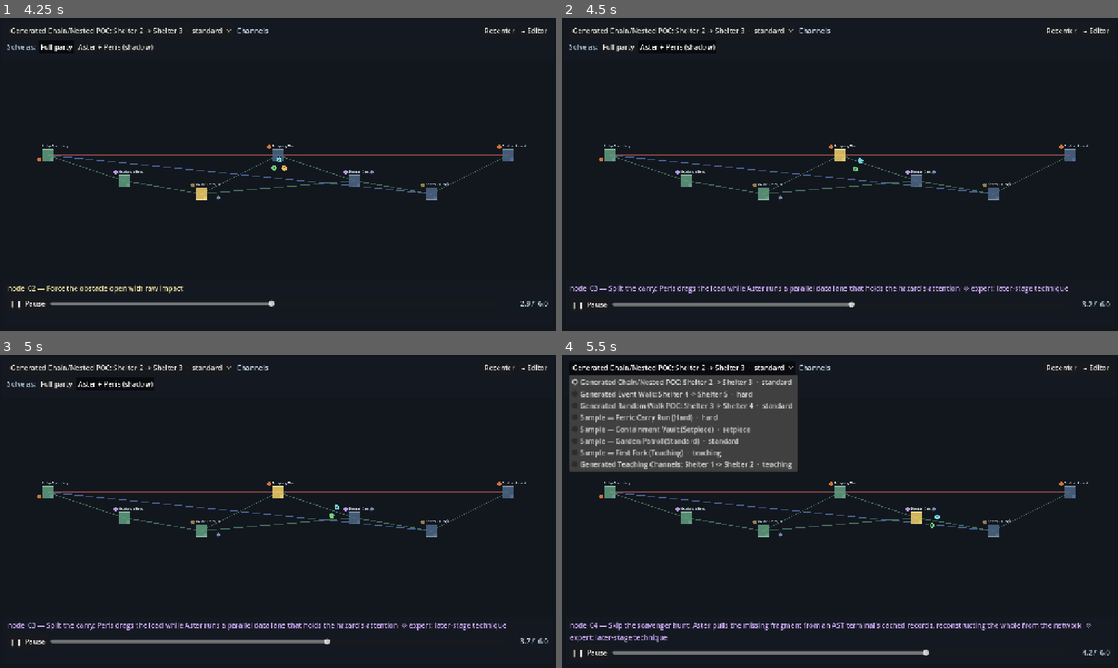
Above: before the commit, frames 1-4 (two rows, left to right).
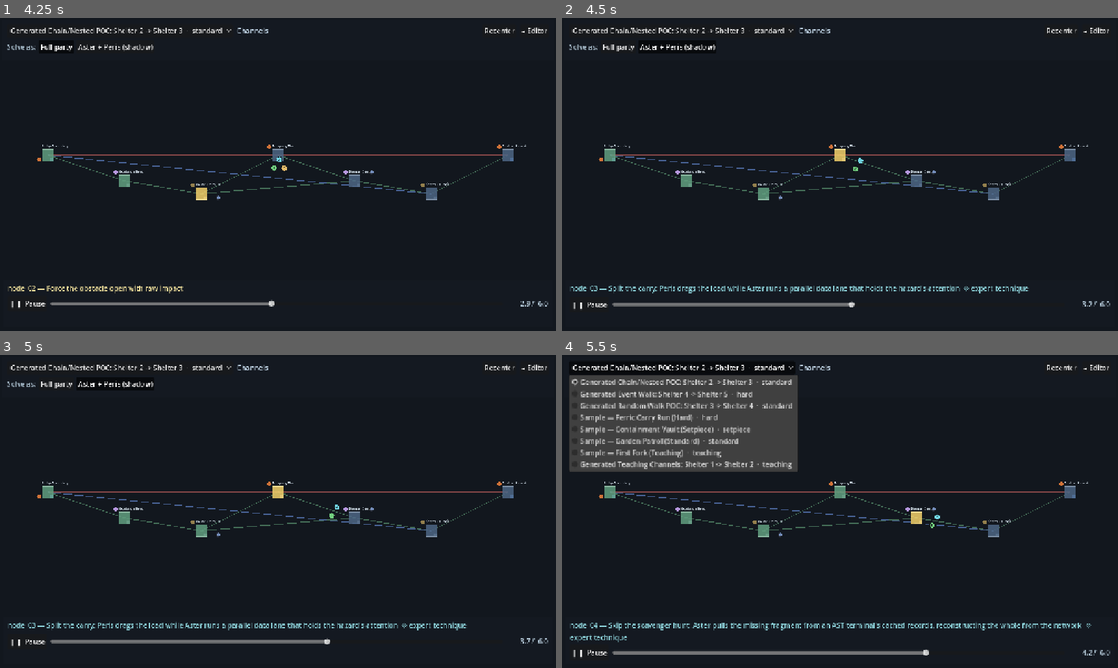
Above: after the commit, the same moments.

Repository: MyStarrySpace/ToRustAsWeFall
Game: Godot game, scene res://scenes/main.tscn
Two runs of this game, one before a commit and one after it. Both use one fixed random seed, a clock stepped at 60 frames per second and the inputs below.
Inputs:
- Up to frame 1 (4.25 s): click "▶ Replay" at 0.5 s; click "▶ Play" at 1.25 s; click "Generated Chain/Nested POC: S…" at 2 s; click "Recenter" at 2.75 s; click "Full party" at 3.5 s
- Up to frame 2 (4.5 s): click "Aster + Peris (shadow)" at 4.25 s
- Up to frame 3 (5 s): no input
- Up to frame 4 (5.5 s): click "Generated Chain/Nested POC: S…" at 5 s

Frame 1 is identical in both runs. In frame 2, 0.7% of the frame differs, in the area x 1-91%, y 85-88%; in frame 3, 0.7%; in frame 4, 0.9%, in the area x 1-96%, y 85-92%.

Commit message:
level-sketch: caption colour keyed to stage-ahead, not static expert flag
Violet "later-stage technique" only when the move is genuinely ahead of the
stretch's stage; a same-stage expert move reads teal. Refreshed samples carry the
corrected captions + shadow_techniques metadata.

Diff:
--- a/level-sketch/samples/generated_chain_nested_poc_shelter_2_to_3.replay.json
+++ b/level-sketch/samples/generated_chain_nested_poc_shelter_2_to_3.replay.json
@@ -780,7 +780,7 @@
 					"approach_id": "split_carry",
 					"blocked": false,
 					"borrows_from": "5",
-					"caption": "node_03 — Split the carry: Peris drags the load while Aster runs a parallel data lane that holds the hazard's attention  ⟐ expert: later-stage technique",
+					"caption": "node_03 — Split the carry: Peris drags the load while Aster runs a parallel data lane that holds the hazard's attention  ⟐ expert technique",
 					"characters": {
 						"aster": [
 							18.0,
@@ -804,7 +804,7 @@
 					"approach_id": "terminal_cache_recall",
 					"blocked": false,
 					"borrows_from": "8",
-					"caption": "node_04 — Skip the scavenger hunt: Aster pulls the missing fragment from an AST terminal's cached records, reconstructing the whole from the network  ⟐ expert: later-stage technique",
+					"caption": "node_04 — Skip the scavenger hunt: Aster pulls the missing fragment from an AST terminal's cached records, reconstructing the whole from the network  ⟐ expert technique",
 					"characters": {
 						"aster": [
 							24.0,
@@ -828,7 +828,7 @@
 					"approach_id": "false_pattern_spoof",
 					"blocked": false,
 					"borrows_from": "6",
-					"caption": "node_05 — Aster forges a false flow-diagram on the patrol's overlay; the patrol reroutes itself, so the blind spot is manufactured, not waited for  ⟐ expert: later-stage technique",
+					"caption": "node_05 — Aster forges a false flow-diagram on the patrol's overlay; the patrol reroutes itself, so the blind spot is manufactured, not waited for  ⟐ expert technique",
 					"characters": {
 						"aster": [
 							30.0,
--- a/level-sketch/samples/generated_event_walk_shelter_4_to_5.replay.json
+++ b/level-sketch/samples/generated_event_walk_shelter_4_to_5.replay.json
@@ -1134,7 +1134,7 @@
 					"approach_id": "split_carry",
 					"blocked": false,
 					"borrows_from": "5",
-					"caption": "node_06 — Split the carry: Peris drags the load while Aster runs a parallel data lane that holds the hazard's attention  ⟐ expert: later-stage technique",
+					"caption": "node_06 — Split the carry: Peris drags the load while Aster runs a parallel data lane that holds the hazard's attention  ⟐ expert technique",
 					"characters": {
 						"aster": [
 							36.0,
@@ -1158,7 +1158,7 @@
 					"approach_id": "false_pattern_spoof",
 					"blocked": false,
 					"borrows_from": "6",
-					"caption": "node_07 — Aster forges a false flow-diagram on the patrol's overlay; the patrol reroutes itself, so the blind spot is manufactured, not waited for  ⟐ expert: later-stage technique",
+					"caption": "node_07 — Aster forges a false flow-diagram on the patrol's overlay; the patrol reroutes itself, so the blind spot is manufactured, not waited for  ⟐ expert technique",
 					"characters": {
 						"aster": [
 							42.0,
@@ -1182,7 +1182,7 @@
 					"approach_id": "terminal_cache_recall",
 					"blocked": false,
 					"borrows_from": "8",
-					"caption": "node_08 — Skip the scavenger hunt: Aster pulls the missing fragment from an AST terminal's cached records, reconstructing the whole from the network  ⟐ expert: later-stage technique",
+					"caption": "node_08 — Skip the scavenger hunt: Aster pulls the missing fragment from an AST terminal's cached records, reconstructing the whole from the network  ⟐ expert technique",
 					"characters": {
 						"aster": [
 							48.0,
--- a/level-sketch/samples/generated_random_walk_poc_shelter_3_to_4.replay.json
+++ b/level-sketch/samples/generated_random_walk_poc_shelter_3_to_4.replay.json
@@ -952,7 +952,7 @@
 					"approach_id": "split_carry",
 					"blocked": false,
 					"borrows_from": "5",
-					"caption": "node_03 — Split the carry: Peris drags the load while Aster runs a parallel data lane that holds the hazard's attention  ⟐ expert: later-stage technique",
+					"caption": "node_03 — Split the carry: Peris drags the load while Aster runs a parallel data lane that holds the hazard's attention  ⟐ expert technique",
 					"characters": {
 						"aster": [
 							18.0,
@@ -976,7 +976,7 @@
 					"approach_id": "split_carry",
 					"blocked": false,
 					"borrows_from": "5",
-					"caption": "node_04 — Split the carry: Peris drags the load while Aster runs a parallel data lane that holds the hazard's attention  ⟐ expert: later-stage technique",
+					"caption": "node_04 — Split the carry: Peris drags the load while Aster runs a parallel data lane that holds the hazard's attention  ⟐ expert technique",
 					"characters": {
 						"aster": [
 							24.0,
@@ -1000,7 +1000,7 @@
 					"approach_id": "split_carry",
 					"blocked": false,
 					"borrows_from": "5",
-					"caption": "node_05 — Split the carry: Peris drags the load while Aster runs a parallel data lane that holds the hazard's attention  ⟐ expert: later-stage technique",
+					"caption": "node_05 — Split the carry: Peris drags the load while Aster runs a parallel data lane that holds the hazard's attention  ⟐ expert technique",
 					"characters": {
 						"aster": [
 							30.0,
@@ -1024,7 +1024,7 @@
 					"approach_id": "false_pattern_spoof",
 					"blocked": false,
 					"borrows_from": "6",
-					"caption": "node_06 — Aster forges a false flow-diagram on the patrol's overlay; the patrol reroutes itself, so the blind spot is manufactured, not waited for  ⟐ expert: later-stage technique",
+					"caption": "node_06 — Aster forges a false flow-diagram on the patrol's overlay; the patrol reroutes itself, so the blind spot is manufactured, not waited for  ⟐ expert technique",
 					"characters": {
 						"aster": [
 							36.0,
@@ -1048,7 +1048,7 @@
 					"approach_id": "terminal_cache_recall",
 					"blocked": false,
 					"borrows_from": "8",
-					"caption": "node_07 — Skip the scavenger hunt: Aster pulls the missing fragment from an AST terminal's cached records, reconstructing the whole from the network  ⟐ expert: later-stage technique",
+					"caption": "node_07 — Skip the scavenger hunt: Aster pulls the missing fragment from an AST terminal's cached records, reconstructing the whole from the network  ⟐ expert technique",
 					"characters": {
 						"aster": [
 							42.0,
--- a/level-sketch/samples/generated_sample_hard_carry_run.replay.json
+++ b/level-sketch/samples/generated_sample_hard_carry_run.replay.json
@@ -1014,7 +1014,7 @@
 					"approach_id": "overlay_combustion",
 					"blocked": false,
 					"borrows_from": "7",
-					"caption": "node_01 — Aster predicts the charge window on the overlay and seeds a gasafoetida bloom on the impact line; the enemy demolishes the barrier with its own momentum while Peris reads it from cover  ⟐ expert: later-stage technique",
+					"caption": "node_01 — Aster predicts the charge window on the overlay and seeds a gasafoetida bloom on the impact line; the enemy demolishes the barrier with its own momentum while Peris reads it from cover  ⟐ expert technique",
 					"characters": {
 						"aster": [
 							6.0,
@@ -1038,7 +1038,7 @@
 					"approach_id": "split_carry",
 					"blocked": false,
 					"borrows_from": "5",
-					"caption": "node_02 — Split the carry: Peris drags the load while Aster runs a parallel data lane that holds the hazard's attention  ⟐ expert: later-stage technique",
+					"caption": "node_02 — Split the carry: Peris drags the load while Aster runs a parallel data lane that holds the hazard's attention  ⟐ expert technique",
 					"characters": {
 						"aster": [
 							12.0,
@@ -1062,7 +1062,7 @@
 					"approach_id": "false_pattern_spoof",
 					"blocked": false,
 					"borrows_from": "6",
-					"caption": "node_03 — Aster forges a false flow-diagram on the patrol's overlay; the patrol reroutes itself, so the blind spot is manufactured, not waited for  ⟐ expert: later-stage technique",
+					"caption": "node_03 — Aster forges a false flow-diagram on the patrol's overlay; the patrol reroutes itself, so the blind spot is manufactured, not waited for  ⟐ expert technique",
 					"characters": {
 						"aster": [
 							18.0,
@@ -1086,7 +1086,7 @@
 					"approach_id": "terminal_cache_recall",
 					"blocked": false,
 					"borrows_from": "8",
-					"caption": "node_04 — Skip the scavenger hunt: Aster pulls the missing fragment from an AST terminal's cached records, reconstructing the whole from the network  ⟐ expert: later-stage technique",
+					"caption": "node_04 — Skip the scavenger hunt: Aster pulls the missing fragment from an AST terminal's cached records, reconstructing the whole from the network  ⟐ expert technique",
 					"characters": {
 						"aster": [
 							24.0,
@@ -1110,7 +1110,7 @@
 					"approach_id": "overlay_combustion",
 					"blocked": false,
 					"borrows_from": "7",
-					"caption": "node_05 — Aster predicts the charge window on the overlay and seeds a gasafoetida bloom on the impact line; the enemy demolishes the barrier with its own momentum while Peris reads it from cover  ⟐ expert: later-stage technique",
+					"caption": "node_05 — Aster predicts the charge window on the overlay and seeds a gasafoetida bloom on the impact line; the enemy demolishes the barrier with its own momentum while Peris reads it from cover  ⟐ expert technique",
 					"characters": {
 						"aster": [
 							30.0,
@@ -1134,7 +1134,7 @@
 					"approach_id": "split_carry",
 					"blocked": false,
 					"borrows_from": "5",
-					"caption": "node_06 — Split the carry: Peris drags the load while Aster runs a parallel data lane that holds the hazard's attention  ⟐ expert: later-stage technique",
+					"caption": "node_06 — Split the carry: Peris drags the load while Aster runs a parallel data lane that holds the hazard's attention  ⟐ expert technique",
 					"characters": {
 						"aster": [
 							36.0,
@@ -1158,7 +1158,7 @@
 					"approach_id": "false_pattern_spoof",
 					"blocked": false,
 					"borrows_from": "6",
-					"caption": "node_07 — Aster forges a false flow-diagram on the patrol's overlay; the patrol reroutes itself, so the blind spot is manufactured, not waited for  ⟐ expert: later-stage technique",
+					"caption": "node_07 — Aster forges a false flow-diagram on the patrol's overlay; the patrol reroutes itself, so the blind spot is manufactured, not waited for  ⟐ expert technique",
 					"characters": {
 						"aster": [
 							42.0,
@@ -1182,7 +1182,7 @@
 					"approach_id": "terminal_cache_recall",
 					"blocked": false,
 					"borrows_from": "8",
-					"caption": "node_08 — Skip the scavenger hunt: Aster pulls the missing fragment from an AST terminal's cached records, reconstructing the whole from the network  ⟐ expert: later-stage technique",
+					"caption": "node_08 — Skip the scavenger hunt: Aster pulls the missing fragment from an AST terminal's cached records, reconstructing the whole from the network  ⟐ expert technique",
 					"characters": {
 						"aster": [
 							48.0,
--- a/level-sketch/samples/generated_sample_setpiece_containment.replay.json
+++ b/level-sketch/samples/generated_sample_setpiece_containment.replay.json
@@ -1210,7 +1210,7 @@
 					"approach_id": "convergence_thinning",
 					"blocked": false,
 					"borrows_from": "4",
-					"caption": "node_01 — Thin the convergence instead of slow-carrying it: a flure lure plus an electrical decoy peel the patrols apart, opening a fast lane Aster times to the gap  ⟐ expert: later-stage technique",
+					"caption": "node_01 — Thin the convergence instead of slow-carrying it: a flure lure plus an electrical decoy peel the patrols apart, opening a fast lane Aster times to the gap  ⟐ expert technique",
 					"characters": {
 						"aster": [
 							6.0,
@@ -1234,7 +1234,7 @@
 					"approach_id": "convergence_thinning",
 					"blocked": false,
 					"borrows_from": "4",
-					"caption": "node_02 — Thin the convergence instead of slow-carrying it: a flure lure plus an electrical decoy peel the patrols apart, opening a fast lane Aster times to the gap  ⟐ expert: later-stage technique",
+					"caption": "node_02 — Thin the convergence instead of slow-carrying it: a flure lure plus an electrical decoy peel the patrols apart, opening a fast lane Aster times to the gap  ⟐ expert technique",
 					"characters": {
 						"aster": [
 							12.0,
@@ -1354,7 +1354,7 @@
 					"approach_id": "split_carry",
 					"blocked": false,
 					"borrows_from": "5",
-					"caption": "node_07 — Split the carry: Peris drags the load while Aster runs a parallel data lane that holds the hazard's attention  ⟐ expert: later-stage technique",
+					"caption": "node_07 — Split the carry: Peris drags the load while Aster runs a parallel data lane that holds the hazard's attention  ⟐ expert technique",
 					"characters": {
 						"aster": [
 							42.0,
@@ -1378,7 +1378,7 @@
 					"approach_id": "false_pattern_spoof",
 					"blocked": false,
 					"borrows_from": "6",
-					"caption": "node_08 — Aster forges a false flow-diagram on the patrol's overlay; the patrol reroutes itself, so the blind spot is manufactured, not waited for  ⟐ expert: later-stage technique",
+					"caption": "node_08 — Aster forges a false flow-diagram on the patrol's overlay; the patrol reroutes itself, so the blind spot is manufactured, not waited for  ⟐ expert technique",
 					"characters": {
 						"aster": [
 							48.0,
@@ -1402,7 +1402,7 @@
 					"approach_id": "terminal_cache_recall",
 					"blocked": false,
 					"borrows_from": "8",
-					"caption": "node_09 — Skip the scavenger hunt: Aster pulls the missing fragment from an AST terminal's cached records, reconstructing the whole from the network  ⟐ expert: later-stage technique",
+					"caption": "node_09 — Skip the scavenger hunt: Aster pulls the missing fragment from an AST terminal's cached records, reconstructing the whole from the network  ⟐ expert technique",
 					"characters": {
 						"aster": [
 							54.0,
@@ -1426,7 +1426,7 @@
 					"approach_id": "convergence_thinning",
 					"blocked": false,
 					"borrows_from": "4",
-					"caption": "node_10 — Thin the convergence instead of slow-carrying it: a flure lure plus an electrical decoy peel the patrols apart, opening a fast lane Aster times to the gap  ⟐ expert: later-stage technique",
+					"caption": "node_10 — Thin the convergence instead of slow-carrying it: a flure lure plus an electrical decoy peel the patrols apart, opening a fast lane Aster times to the gap  ⟐ expert technique",
 					"characters": {
 						"aster": [
 							54.0,
--- a/level-sketch/samples/generated_sample_standard_garden_patrol.replay.json
+++ b/level-sketch/samples/generated_sample_standard_garden_patrol.replay.json
@@ -818,7 +818,7 @@
 					"approach_id": "false_pattern_spoof",
 					"blocked": false,
 					"borrows_from": "6",
-					"caption": "node_01 — Aster forges a false flow-diagram on the patrol's overlay; the patrol reroutes itself, so the blind spot is manufactured, not waited for  ⟐ expert: later-stage technique",
+					"caption": "node_01 — Aster forges a false flow-diagram on the patrol's overlay; the patrol reroutes itself, so the blind spot is manufactured, not waited for  ⟐ expert technique",
 					"characters": {
 						"aster": [
 							6.0,
@@ -842,7 +842,7 @@
 					"approach_id": "false_pattern_spoof",
 					"blocked": false,
 					"borrows_from": "6",
-					"caption": "node_02 — Aster forges a false flow-diagram on the patrol's overlay; the patrol reroutes itself, so the blind spot is manufactured, not waited for  ⟐ expert: later-stage technique",
+					"caption": "node_02 — Aster forges a false flow-diagram on the patrol's overlay; the patrol reroutes itself, so the blind spot is manufactured, not waited for  ⟐ expert technique",
 					"characters": {
 						"aster": [
 							12.0,
@@ -866,7 +866,7 @@
 					"approach_id": "false_pattern_spoof",
 					"blocked": false,
 					"borrows_from": "6",
-					"caption": "node_03 — Aster forges a false flow-diagram on the patrol's overlay; the patrol reroutes itself, so the blind spot is manufactured, not waited for  ⟐ expert: later-stage technique",
+					"caption": "node_03 — Aster forges a false flow-diagram on the patrol's overlay; the patrol reroutes itself, so the blind spot is manufactured, not waited for  ⟐ expert technique",
 					"characters": {
 						"aster": [
 							18.0,
@@ -890,7 +890,7 @@
 					"approach_id": "false_pattern_spoof",
 					"blocked": false,
 					"borrows_from": "6",
-					"caption": "node_04 — Aster forges a false flow-diagram on the patrol's overlay; the patrol reroutes itself, so the blind spot is manufactured, not waited for  ⟐ expert: later-stage technique",
+					"caption": "node_04 — Aster forges a false flow-diagram on the patrol's overlay; the patrol reroutes itself, so the blind spot is manufactured, not waited for  ⟐ expert technique",
 					"characters": {
 						"aster": [
 							24.0,
--- a/level-sketch/scripts/replay_player.gd
+++ b/level-sketch/scripts/replay_player.gd
@@ -280,8 +280,14 @@
 		_suppress_scrub = false
 	var frame := _data.frame_at(_solution_index, _time)
 	_caption.text = str(frame.get("caption", ""))
-	# Expert / later-stage techniques read in violet so the mastery move stands out.
-	_caption.add_theme_color_override("font_color", Color(0.80, 0.66, 0.96) if bool(frame.get("expert", false)) else Color(0.92, 0.86, 0.6))
+	# A genuinely later-stage (stage-ahead) mastery move reads in violet; a same-stage
+	# expert move reads in teal; ordinary beats stay gold.
+	var color := Color(0.92, 0.86, 0.6)
+	if bool(frame.get("stage_ahead", false)):
+		color = Color(0.80, 0.66, 0.96)
+	elif bool(frame.get("expert", false)):
+		color = Color(0.55, 0.82, 0.85)
+	_caption.add_theme_color_override("font_color", color)
 	_time_label.text = "%4.1f / %4.1f" % [_time, _duration]
 
 
